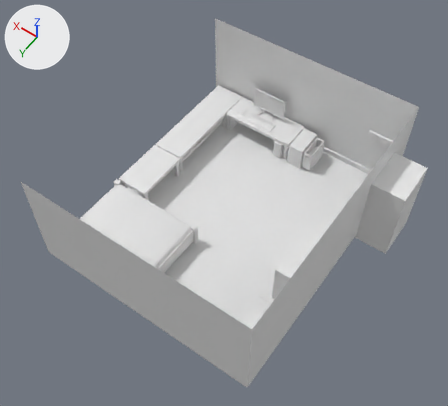
One commit to the FBX model Project Fog/Assets/Props/Buildings/Interior/Koy Bedroom/Koi room.fbx: the scene before it, then after it.
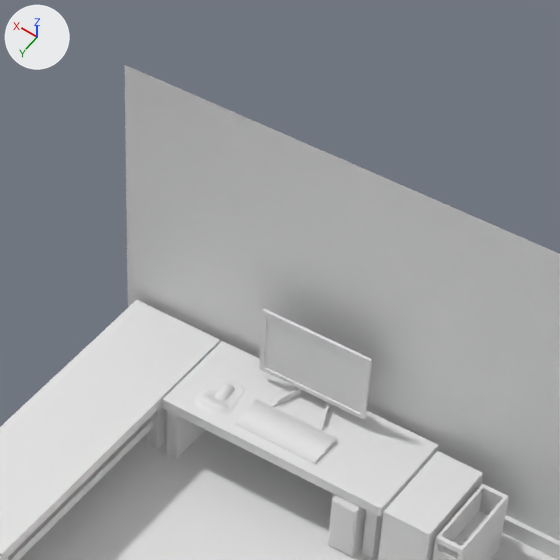
The first picture shows the older version from a 50 mm lens placed at (-9.23, 12.69, 16.96), pointed at (-2.44, 3.19, 2.03). The close-ups show both versions on the part from 40% to 76% of the width and 0% to 39% of the height of that picture; other places that the commit changed are outside them. The axes (+X, +Y, +Z) are drawn at upper left. The lights are the same throughout. Materials are left out; every surface is plain grey. Where no turn or scale is listed for an object, it has been applied to the vertices.

The older version as bpy lines, for what is in view:
```python
me_cube = bpy.data.meshes.new('Cube')
me_cube.from_pydata(...)  # 38 vertices, 30 faces; spans x -7.08..1.56, y -7.08..1.86, z 0.43..4.08
# faces by material slot: [4, 26]
me_cube.materials.append(mat_flooring)
me_cube.materials.append(mat_wall)
me_cube_008 = bpy.data.meshes.new('Cube.008')
me_cube_008.from_pydata(...)  # 104 vertices, 55 faces; spans x -1.32..2.44, y -0.54..3.19, z 0.0..0.81
me_cube_008.materials.append(mat_desk)
me_cube_025 = bpy.data.meshes.new('Cube.025')
me_cube_025.from_pydata(...)  # 40 vertices, 35 faces; spans x -0.15..0.15, y -0.451..0.451, z 0.0..0.79
me_cube_025.materials.append(mat_clothes_bin)
ob_clothes_bin = bpy.data.objects.new('clothes Bin', me_cube_025)
ob_clothes_bin.location = (-3.191, -1.133, 0.435)
ob_desk = bpy.data.objects.new('Desk', me_cube_008)
ob_desk.location = (-1.093, -1.224, 0.435)
ob_room = bpy.data.objects.new('Room', me_cube)
ob_room.location = (0.0, 0.0, 0.0)
ob_room.rotation_euler = (0.0, -3.142, 0.0)  # degrees (0, -180, 0)
ob_room.scale = (-1.0, -1.0, -1.0)
# also in view: 'Tv Screen Stand' at (-1.04, -1.51, 1.72); 'File Cabinet' at (-2.74, -1.13, 0.86); 'PcCase' at (-2.03, -1.06, 0.77); 'Mousenkeyboard' at (-0.79, -1.07, 1.28)
```
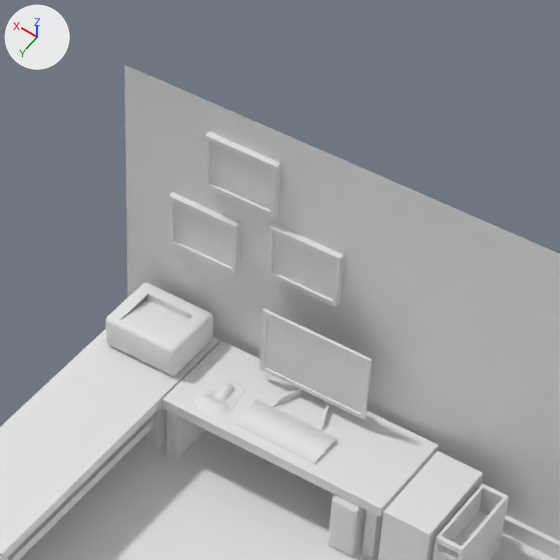
Pixel boxes [x1, y1, x2, y2] of what changed, in the close-ups (560 x 560 px):
'Certificate', added: after [168, 132, 344, 307]
'Printer', added: after [106, 283, 213, 376]

What changed in the scene script:
```text
Add me_cube_011:
    me_cube_011.from_pydata(...)  # 48 vertices, 39 faces; spans x -1.05..0.98, y -0.01..0.07, z -0.69..0.86
Add me_cube_006:
    me_cube_006.from_pydata(...)  # 96 vertices, 93 faces; spans x -0.452..0.452, y -0.367..0.367, z 0.007..0.385
Add ob_certificate:
    ob_certificate = bpy.data.objects.new('Certificate', me_cube_011)
    ob_certificate.location = (-0.032, -1.864, 2.876)
Add ob_printer:
    ob_printer = bpy.data.objects.new('Printer', me_cube_006)
    ob_printer.location = (0.752, -1.357, 1.249)
```
